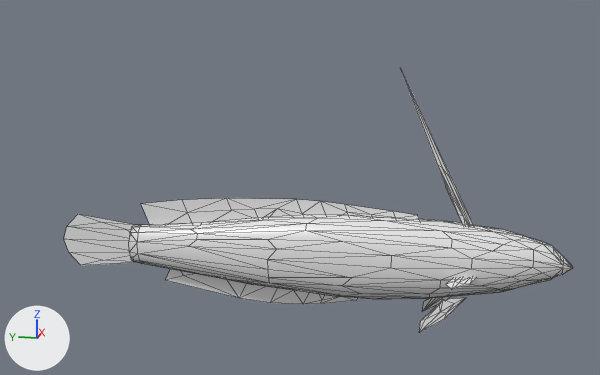
What one commit did to the glTF model apps/web/public/assets/fish/firefish/lod2.glb.
Both versions are drawn from a camera (50 mm lens) standing at (-0.1158, -0.0165, 0.0389) and looking at (0.0004, 0.0067, 0.0098). Arrows for +X, +Y and +Z are at lower left; the lights stay in place. The picture after the commit comes second. Mesh edges are drawn as thin lines.

Names of what the first picture shows: 'firefish'.
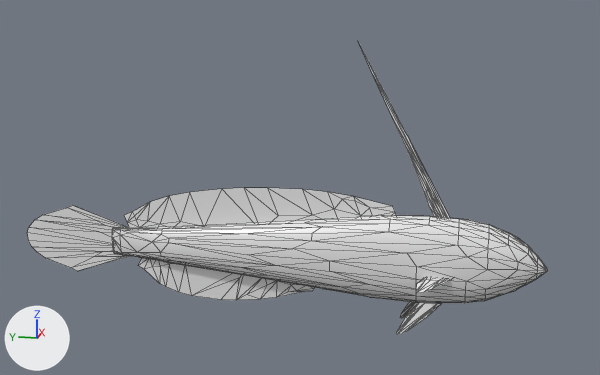
Changed parts and their boxes [x1, y1, x2, y2] in the pictures (600 x 375 px):
'firefish', reshaped (10% taller)
    before: [64, 70, 573, 332]
    after: [27, 46, 547, 334]
part 1 of me_firefish, rebuilt
    before: [129, 215, 573, 299]
    after: [112, 215, 547, 303]
part 2 of me_firefish, rebuilt (46% taller)
    before: [141, 198, 419, 225]
    after: [124, 188, 396, 228]
part 3 of me_firefish, rebuilt (8% narrower, 19% taller)
    before: [165, 269, 357, 304]
    after: [139, 258, 315, 300]
part 4 of me_firefish, rebuilt (23% wider, 10% taller)
    before: [401, 70, 474, 226]
    after: [360, 46, 450, 218]
part 5 of me_firefish, rebuilt (42% wider, 29% taller)
    before: [64, 214, 136, 265]
    after: [27, 205, 130, 271]
part 6 of me_firefish, added (mostly hidden)
    after: [400, 302, 418, 318]
part 7 of me_firefish, added
    after: [397, 303, 441, 334]
part 8 of me_firefish, added
    after: [416, 278, 451, 293]
part 9 of me_firefish, deleted
    before: [446, 278, 476, 290]
part 10 of me_firefish, deleted
    before: [422, 296, 451, 312]
part 11 of me_firefish, deleted
    before: [419, 298, 465, 332]

Patch to the scene script:
```diff
--- a/apps/web/public/assets/fish/firefish/lod2.glb.py
+++ b/apps/web/public/assets/fish/firefish/lod2.glb.py
@@ me_firefish @@
 # used by ob_firefish; location = (0.0, 0.0, 0.0)
-me_firefish.from_pydata(...)  # 290 vertices, 489 faces; spans x -0.0065..0.0065, y -0.0321..0.0446, z -0.0096..0.0276
+me_firefish.from_pydata(...)  # 411 vertices, 690 faces; spans x -0.0064..0.0065, y -0.0288..0.0508, z -0.0106..0.0311
+# me_firefish part 1: the loose piece of 180 vertices spanning x -0.0045..0.0045, y -0.0321..0.0329, z -0.0063..0.0061 is rebuilt with 225 vertices and now spans x -0.0034..0.0034, y -0.0288..0.0362, z -0.0065..0.0066
+# me_firefish part 2: the loose piece of 27 vertices spanning x 0.0, y -0.0113..0.0314, z 0.0016..0.0081 is rebuilt with 38 vertices and now spans x 0.0, y -0.008..0.0342, z 0.0009..0.0097
+# me_firefish part 3: the loose piece of 19 vertices spanning x 0.0, y -0.0029..0.028, z -0.0084..-0.0027 is rebuilt with 36 vertices and now spans x 0.0, y 0.0037..0.0323, z -0.0085..-0.0013
+# me_firefish part 4: the loose piece of 13 vertices spanning x 0.0, y -0.0191..-0.0074, z 0.0042..0.0276 is rebuilt with 23 vertices and now spans x 0.0, y -0.0158..-0.0015, z 0.0051..0.0311
+# me_firefish part 5: the loose piece of 12 vertices spanning x 0.0, y 0.0316..0.0446, z -0.0045..0.0039 is rebuilt with 24 vertices and now spans x 0.0, y 0.0329..0.0508, z -0.0055..0.0053
+# me_firefish part 6: a new loose piece of 17 vertices spanning x 0.0021..0.003, y -0.0145..-0.0083, z -0.0106..-0.0057, in mat_firefish (its picture is missing)
+# me_firefish part 7: a new loose piece of 16 vertices spanning x -0.003..-0.0021, y -0.0145..-0.0082, z -0.0106..-0.0057, in mat_firefish (its picture is missing)
+# me_firefish part 8: a new loose piece of 16 vertices spanning x -0.0064..-0.0021, y -0.0165..-0.011, z -0.0027..-0.0012, in mat_firefish (its picture is missing)
+# me_firefish part 9: the loose piece of 10 vertices spanning x -0.0065..-0.0027, y -0.0198..-0.015, z -0.0018..-0.0005 is deleted
+# me_firefish part 10: the loose piece of 10 vertices spanning x 0.0029..0.004, y -0.0178..-0.0115, z -0.0096..-0.0043 is deleted
+# me_firefish part 11: the loose piece of 10 vertices spanning x -0.004..-0.0029, y -0.0178..-0.0115, z -0.0096..-0.0043 is deleted
+# other edits to the shape of me_firefish do not show in these pictures
 me_firefish.materials.append(mat_firefish)
```
